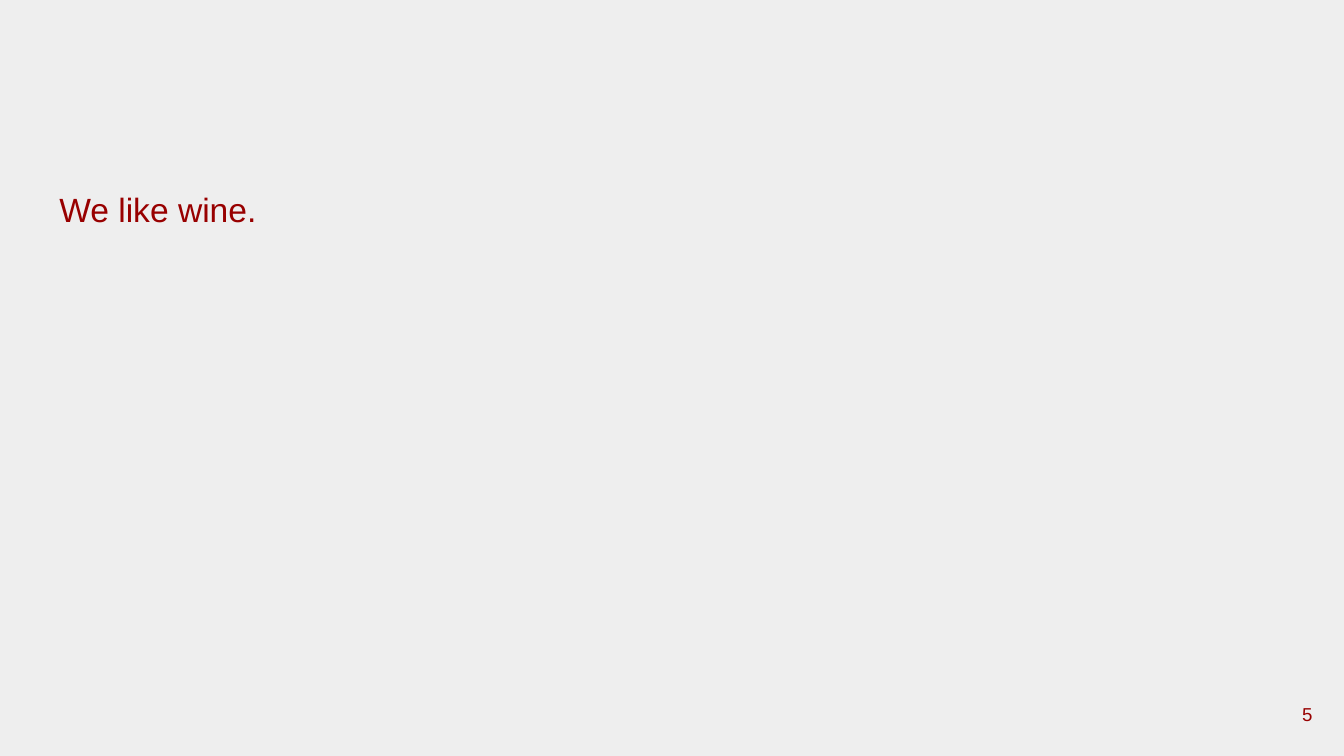
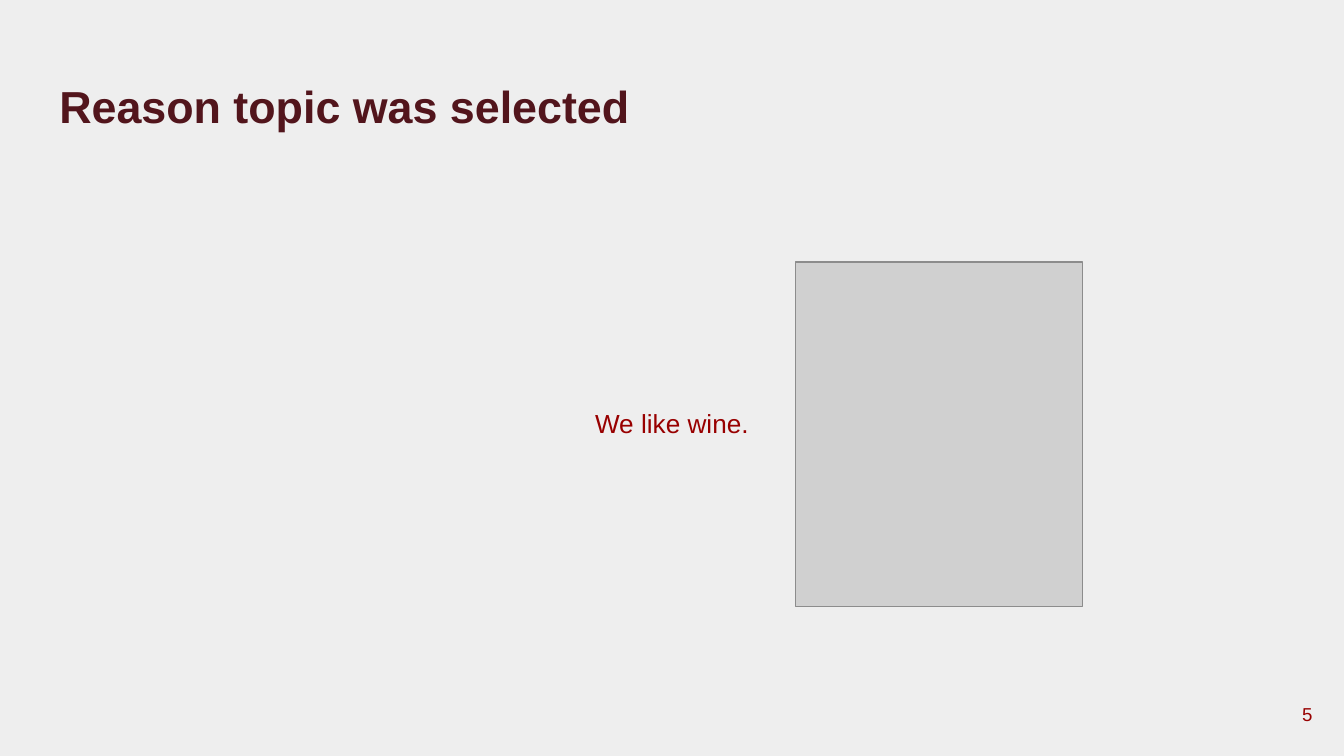
Before and after one commit to rkaysen63/Wine_Enthusiasts, a slide deck: slide 5 of Delia/WineEnthusiasts_d2.pptx. Drawn at 1344x756 pixels with LibreOffice and Linux fonts; fonts in the diff are those of the drawing; grey boxes stand for pictures. Boxes give left, top, right and bottom in pixels: in the first picture for what was removed or moved away, otherwise in the second. Text is boxed around its words. In the diff, an @@ line names an element or a change of style, - is before the commit and + after.

```diff
--- a/Delia/WineEnthusiasts_d2.pptx
+++ b/Delia/WineEnthusiasts_d2.pptx
@@ title added at bbox=[59, 90, 629, 132], 24 pt, text #52151C, bold @@
+Reason topic was selected
@@ text "We like wine." at bbox=[595, 414, 749, 434]: size 18 to 14 pt; alignment left to centre; vertical alignment top to middle @@
@@ picture added at bbox=[796, 262, 1083, 606] @@
```
Also in this commit, not shown: 7 other slides changed, 4 slides added.
